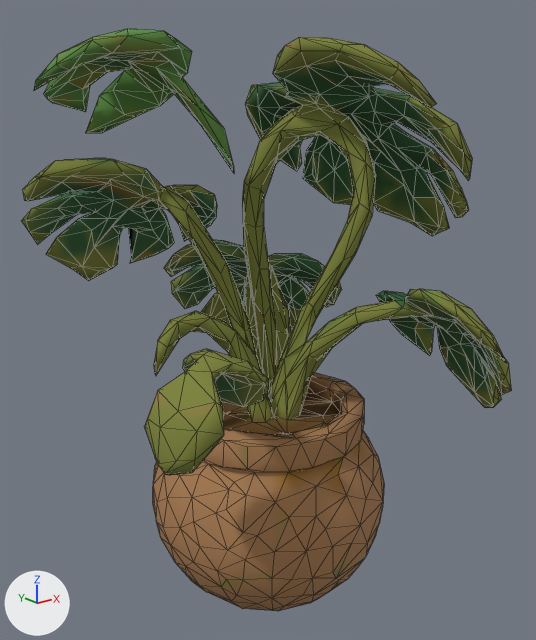
Renders of the glTF model public/models/f-plant.glb from each side of a commit.
Camera for both pictures: a camera (50 mm lens) standing at (-0.792, -1.021, 0.419) and looking at (0.018, -0.009, 0.014). Every picture has the same lights, and +X, +Y and +Z are marked at lower left. The picture after the commit comes second. Mesh edges are drawn as thin lines. Where no turn or scale is listed for an object, it has been applied to the vertices. Vertices at exactly the same position are counted once.

Names of what the first picture shows: 'tripo_node_f489cd00-f61d-4ba0-a899-6191422ed6e7'.
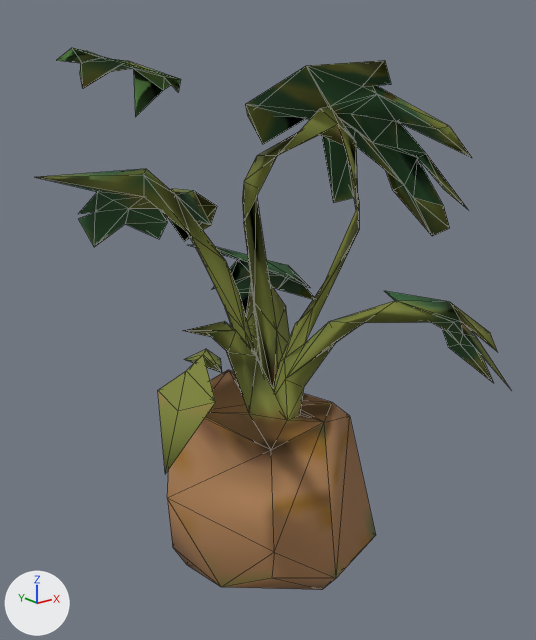
Where the newer file only moved an object's origin or applied its transform, the numbers keep the older frame.

What differs and where, as boxes (x1, y1, x2, y2) in the pictures (536 x 640 px):
'tripo_node_f489cd00-f61d-4ba0-a899-6191422ed6e7', reshaped (7% shorter)
    before: (21, 29, 512, 611)
    after: (36, 48, 510, 590)
part 1 of me_tripo_mesh_f489cd00_f61d_4ba0_a899_6191422ed6e7, deleted
    before: (21, 29, 512, 611)

The change, as a diff of the scene's bpy script:
```diff
--- a/public/models/f-plant.glb.py
+++ b/public/models/f-plant.glb.py
@@ me_tripo_mesh_f489cd00_f61d_4ba0_a899_6191422ed6e7 @@
 # used by ob_tripo_node_f489cd00_f61d_4ba0_a899_6191422ed6e7; location = (0.0, 0.0, 0.0)
-me_tripo_mesh_f489cd00_f61d_4ba0_a899_6191422ed6e7.from_pydata(...)  # 1398 vertices, 2792 faces; spans x -0.34..0.34, y -0.406..0.406, z -0.5..0.5
+me_tripo_mesh_f489cd00_f61d_4ba0_a899_6191422ed6e7.from_pydata(...)  # 259 vertices, 507 faces; spans x -0.313..0.34, y -0.404..0.377, z -0.5..0.474
+# me_tripo_mesh_f489cd00_f61d_4ba0_a899_6191422ed6e7 part 1: 1139 vertices removed from x -0.34..0.336, y -0.406..0.406, z -0.5..0.5
 me_tripo_mesh_f489cd00_f61d_4ba0_a899_6191422ed6e7.materials.append(mat_tripo_material_f489cd00_f61d_4ba0_a899_6191422ed6e7)
```
